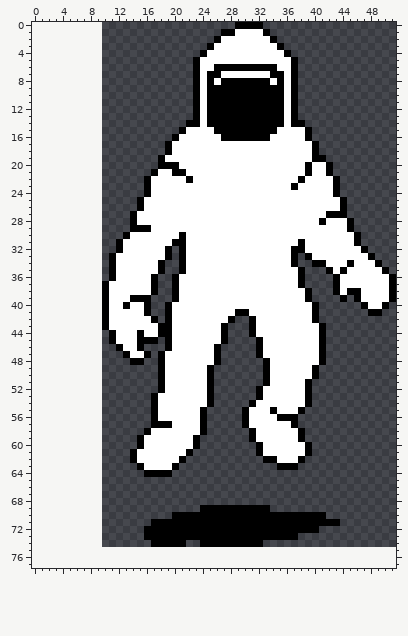
Sprite sheet: sprites/astronaut_move2.png. Above: the version before the commit.
The file is 42x75 pixels. Colours within 5 levels of each other are drawn and written as one. The old version is drawn lined up with the new one, on the new canvas.
After the commit:
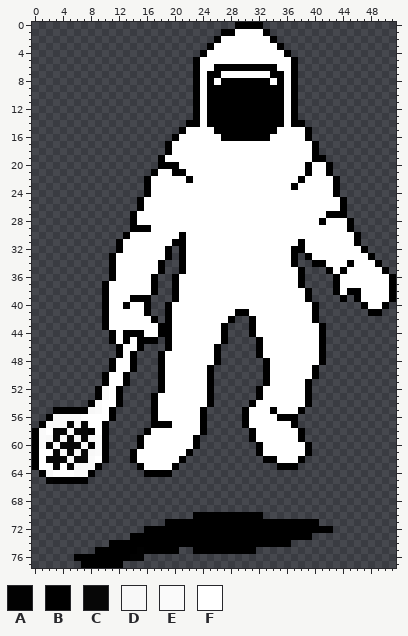
Palette (. is transparent): A #000000f8  B #000000  C #070707  D #f8f8f8  E #fffffff8  F #ffffff
Change:
canvas 42x75 -> 52x78, the old top-left corner now at 10,0
@@ x 0..18 @@
 43 ..........BFFFFFFFB
-44 ...........BFFFBFFB
-45 ...........BFFFBBB.
+44 ...........BFBBBFFB
+45 ...........BFBFBBB.
 46 ............BFFB...
-47 .............BFFB.B
-48 ..............BB..B
-49 ..................B
-50 ..................B
-51 ..................B
-52 ..................B
-53 .................BF
-54 .................BF
-55 .................BF
-56 .................BF
-57 .................BB
-58 ................BFF
-59 ...............BFFF
-60 ...............BFFF
-61 ..............BFFFF
-62 ..............BFFFF
-63 ...............BFFF
-64 ................BBB
-65 ...................
+47 ............BFB...B
+48 ...........BFFB...B
+49 ...........BFFB...B
+50 ..........BFFB....B
+51 ..........BFFB....B
+52 .........BEFB.....B
+53 .........BEFB....BF
+54 ........BEFFB....BF
+55 ...BBBBBDEFB.....BF
+56 ..BDEEEFFFFB.....BF
+57 .BEEDCDCFFB......BB
+58 BEFCCDCCBFB.....BFF
+59 BEDCDCDCDEB....BFFF
+60 BECDCCCDBEB....BFFF
+61 BFFCDCDCDEB...BFFFF
+62 BFCCCDCCEFB...BFFFF
+63 BFFCFCDEEB.....BFFF
+64 .BDFFFEEB.......BBB
+65 ..ABBBBB...........
 66 ...................
@@ x 0..51 @@
 68 ....................................................
-69 ........................BBBBBBBBBB..................
-70 ....................BBBBBBBBBBBBBBBBBBBBBB..........
-71 .................BBBBBBBBBBBBBBBBBBBBBBBBBBB........
-72 ................BBBBBBBBBBBBBBBBBBBBBBBBB...........
-73 ................BBBBBBBBBBBBBBBBBBBBBB..............
-74 .................BBBBB..BBBBBBBBB...................
-75 ....................................................
-76 ....................................................
-77 ....................................................
+69 ....................................................
+70 .......................BBBBBBBBBB...................
+71 ...................BBBBBBBBBBBBBBBBBBBBBB...........
+72 ................BBBBBBBBBBBBBBBBBBBBBBBBBBB.........
+73 ..............BBBBBBBBBBBBBBBBBBBBBBBBBB............
+74 ...........BBBBBBBBBBBBBBBBBBBBBBBBBB...............
+75 .........BBBBBBABBBBB..BBBBBBBBB....................
+76 ......BBBBBBBBAA....................................
+77 .......BBBBBB.......................................
Changed places in both pictures, as pixel boxes (x1, y1, x2, y2):
changed: (32, 330, 151, 484)
changed: (74, 505, 340, 568)
